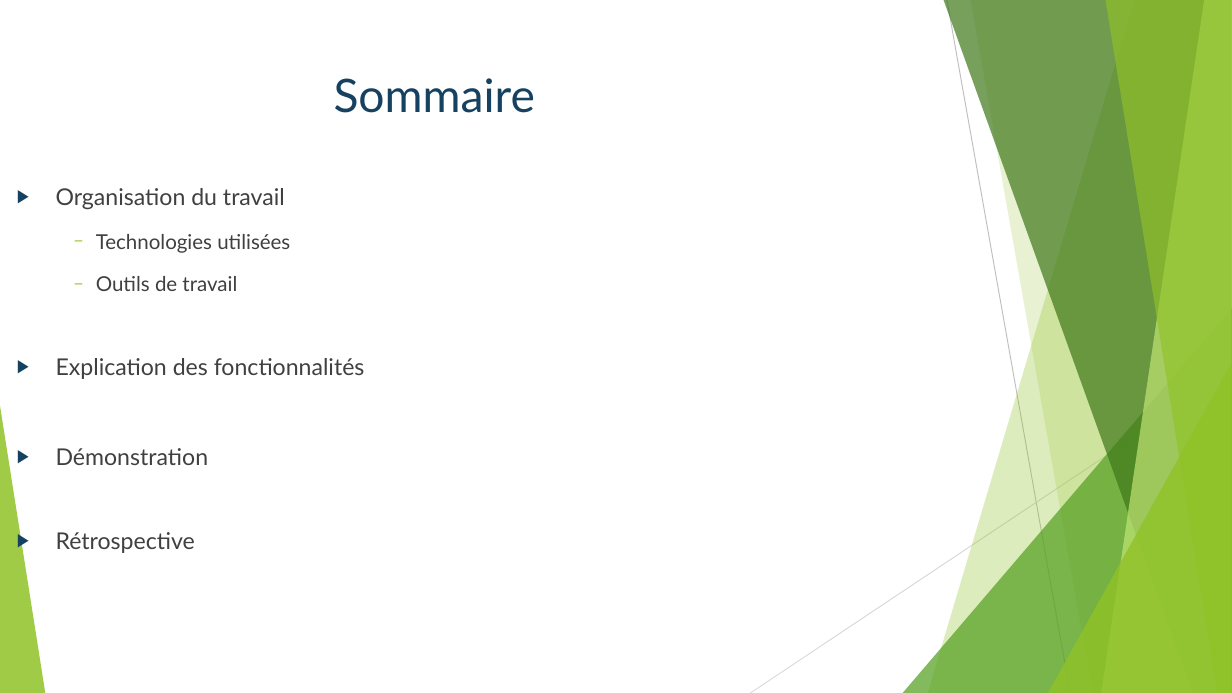
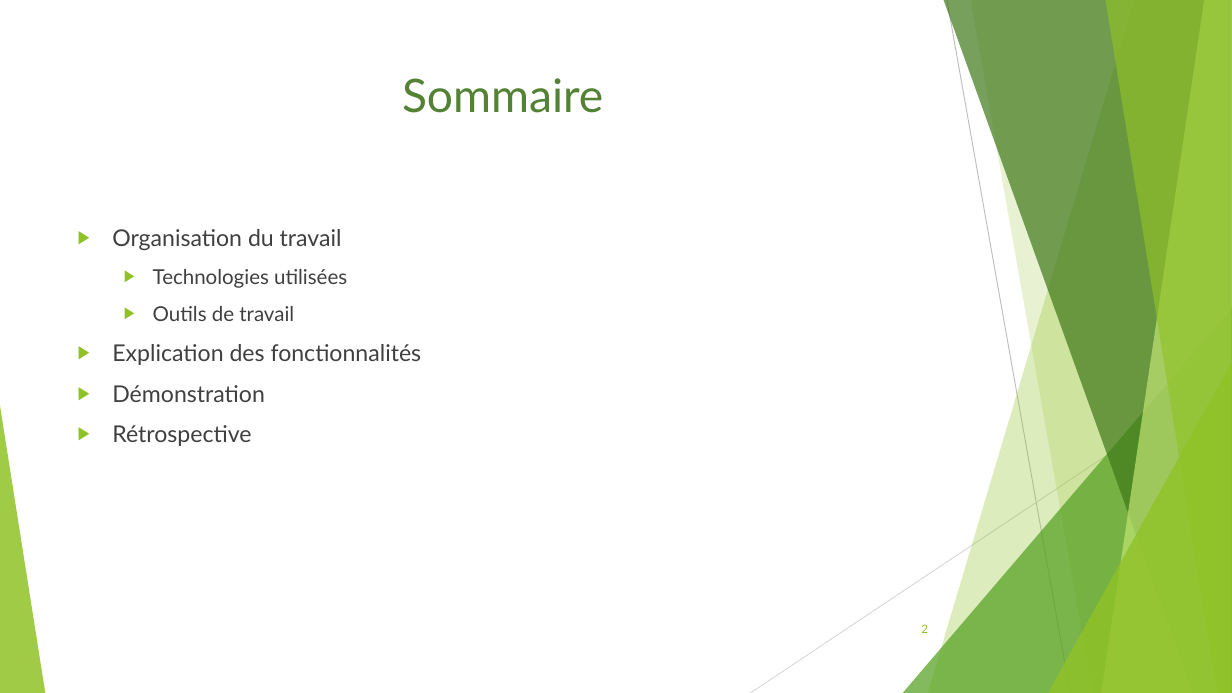
Before and after one commit to Bcante/recommandationSeries, a slide deck: slide 2 of diapoWebWindows.odp. Drawn at 1232x693 pixels with LibreOffice and Linux fonts; fonts in the diff are those of the drawing. Boxes give left, top, right and bottom in pixels: in the first picture for what was removed or moved away, otherwise in the second. Text is boxed around its words. In the diff, an @@ line names an element or a change of style, - is before the commit and + after.

```diff
--- a/diapoWebWindows.odp
+++ b/diapoWebWindows.odp
@@ title "Sommaire": place and size @@
-title "Sommaire" at box(334, 78, 535, 113)
+title "Sommaire" at box(402, 78, 603, 113)
@@ title "Sommaire" at box(402, 78, 603, 113): text colour #164161 to #548235 @@
@@ text "Organisation du travail": place and size @@
-text "Organisation du travail" at box(56, 188, 365, 553)
+text "Organisation du travail" at box(112, 229, 422, 446)
@@ text "Organisation du travail" at box(112, 229, 422, 446): list level 2 to 1 in "Organisation du travail"; bullet colour #164161 to #90C226; bullet − to ▶; list level 4 to 2 in "Technologies utilisées"; list level 4 to 2 in "Outils de travail"; list level 2 to 1 in "Explication des fonctionnalités"; list level 2 to 1 in "Démonstration"; list level 2 to 1 in "Rétrospective" @@
@@ page number added at box(921, 624, 928, 633), 9 pt, text #90C226 @@
+2
```
Also in this commit, not shown: 10 other slides changed, 4 slides added, 2 slides removed.
